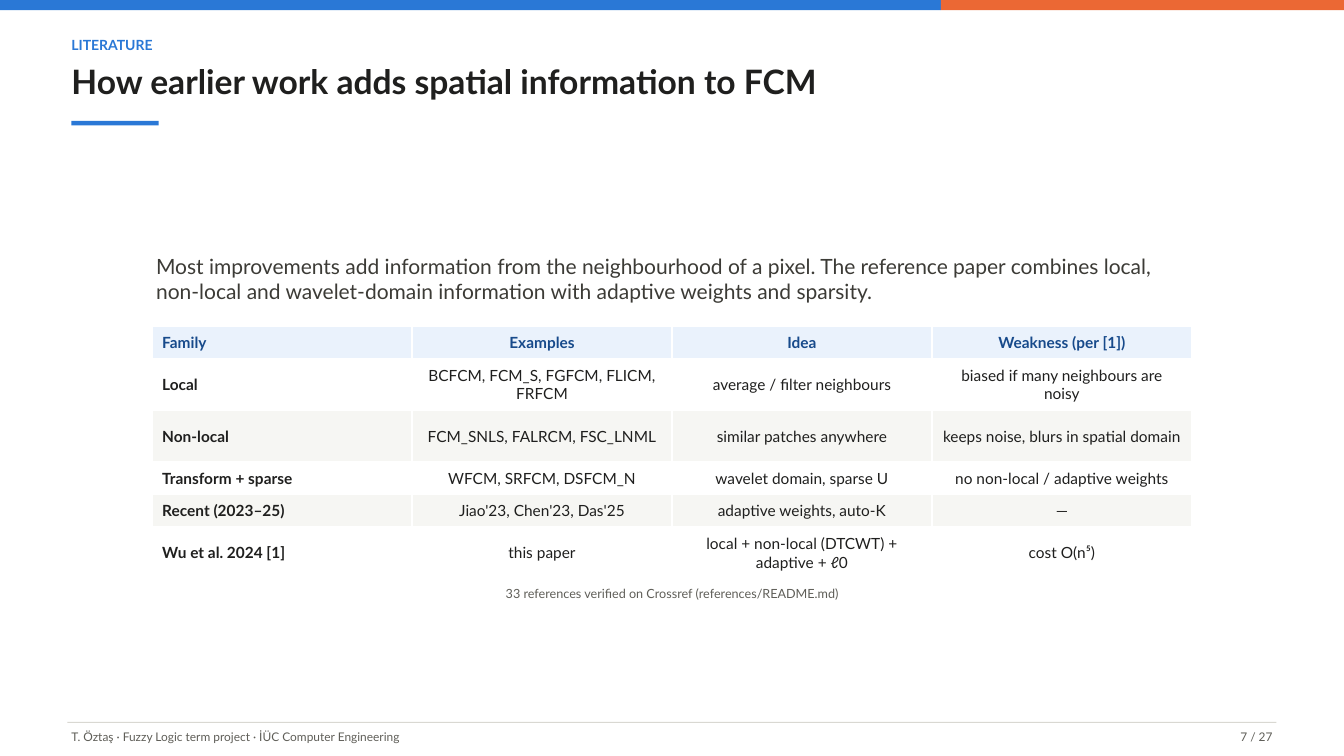
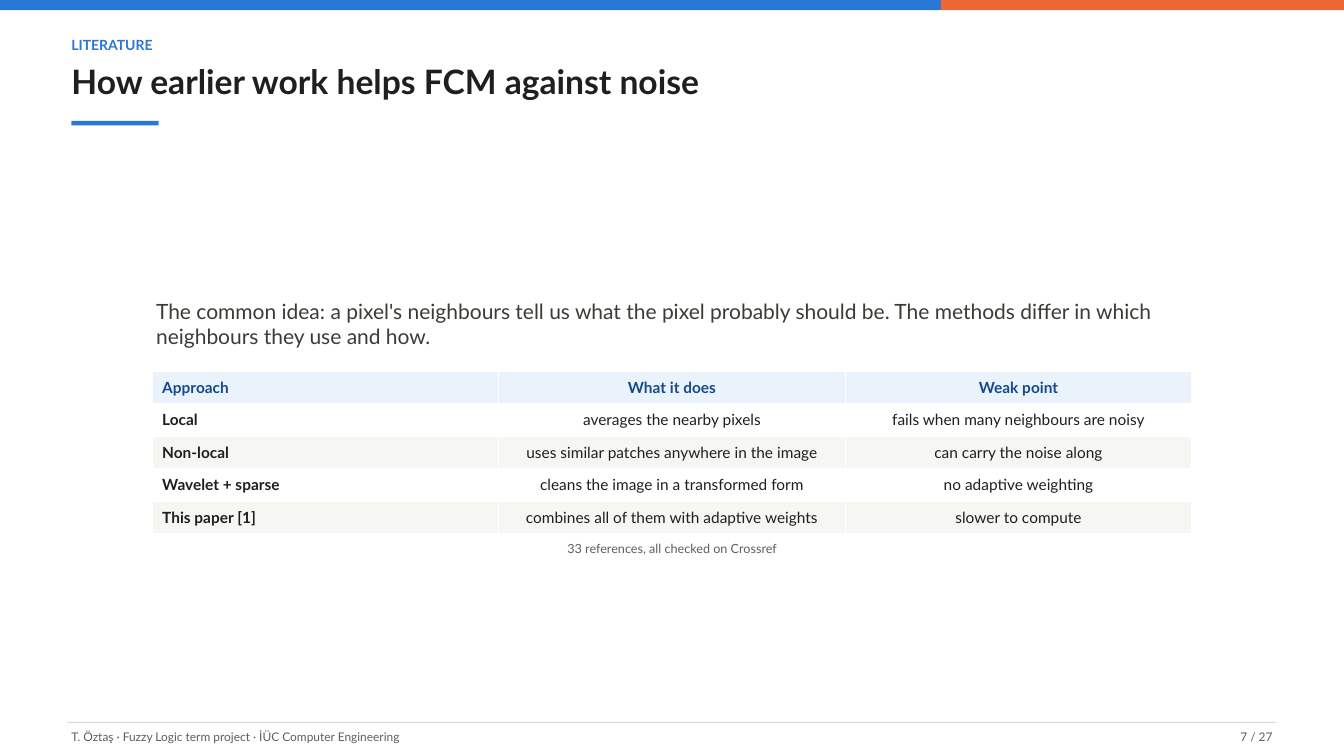
Before and after one commit to tarikoztas/fuzzy-logic-project, a slide deck: slide 7 of presentation/presentation.pptx. Drawn at 1344x756 pixels with LibreOffice and Linux fonts; fonts in the diff are those of the drawing. Boxes give left, top, right and bottom in pixels: in the first picture for what was removed or moved away, otherwise in the second. Text is boxed around its words. In the diff, an @@ line names an element or a change of style, - is before the commit and + after.

```diff
--- a/presentation/presentation.pptx
+++ b/presentation/presentation.pptx
@@ text at <box>71,69,699,100</box>: text changed @@
-How earlier work adds spatial information to FCM
+How earlier work helps FCM against noise
@@ text at <box>156,303,1151,348</box>: text changed @@
-Most improvements add information from the neighbourhood of a pixel. The reference paper combines local, non-local and wavelet-domain information with adaptive weights and sparsity.
+The common idea: a pixel's neighbours tell us what the pixel probably should be. The methods differ in which neighbours they use and how.
@@ table at <box>152,371,1193,533</box> @@
-Family | Examples | Idea | Weakness (per [1])
-Local | BCFCM, FCM_S, FGFCM, FLICM, FRFCM | average / filter neighbours | biased if many neighbours are noisy
-Non-local | FCM_SNLS, FALRCM, FSC_LNML | similar patches anywhere | keeps noise, blurs in spatial domain
-Transform + sparse | WFCM, SRFCM, DSFCM_N | wavelet domain, sparse U | no non-local / adaptive weights
-Recent (2023–25) | Jiao'23, Chen'23, Das'25 | adaptive weights, auto-K | —
-Wu et al. 2024 [1] | this paper | local + non-local (DTCWT) + adaptive + ℓ0 | cost O(n⁵)
+Approach | What it does | Weak point
+Local | averages the nearby pixels | fails when many neighbours are noisy
+Non-local | uses similar patches anywhere in the image | can carry the noise along
+Wavelet + sparse | cleans the image in a transformed form | no adaptive weighting
+This paper [1] | combines all of them with adaptive weights | slower to compute
@@ table: place and size @@
-table at <box>152,327,1193,579</box>
+table at <box>152,371,1193,533</box>
@@ text at <box>567,543,777,555</box>: text changed @@
-33 references verified on Crossref (references/README.md)
+33 references, all checked on Crossref
```
Also in this commit, not shown: 21 other slides changed, 13 other files.
